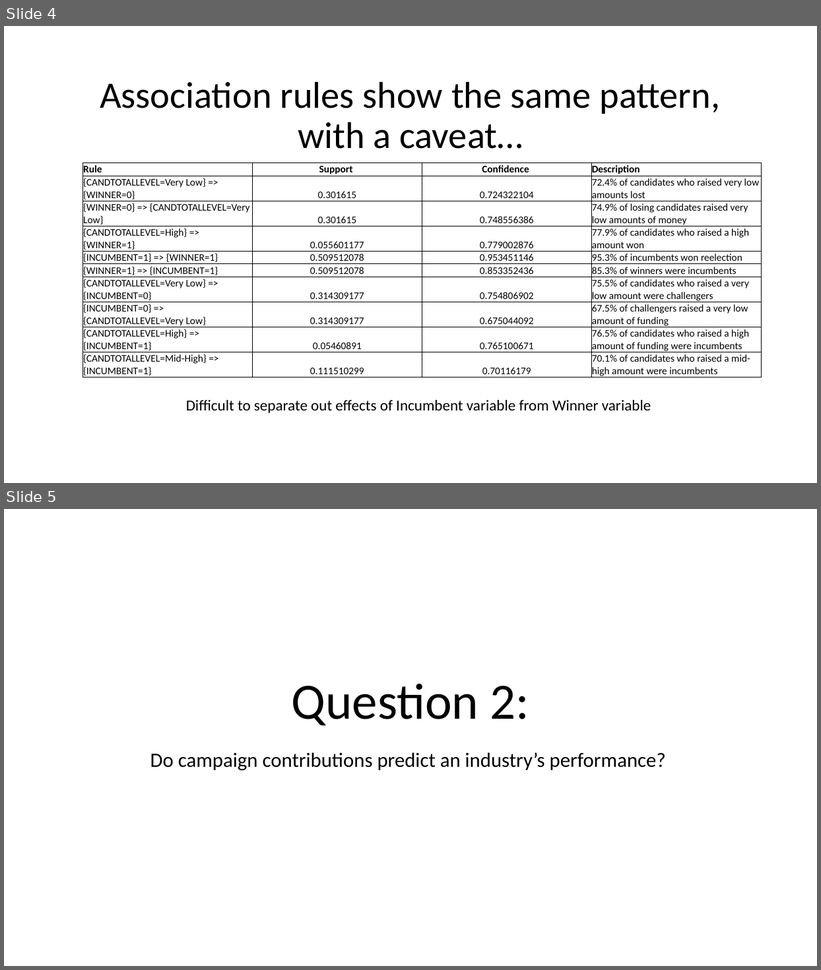
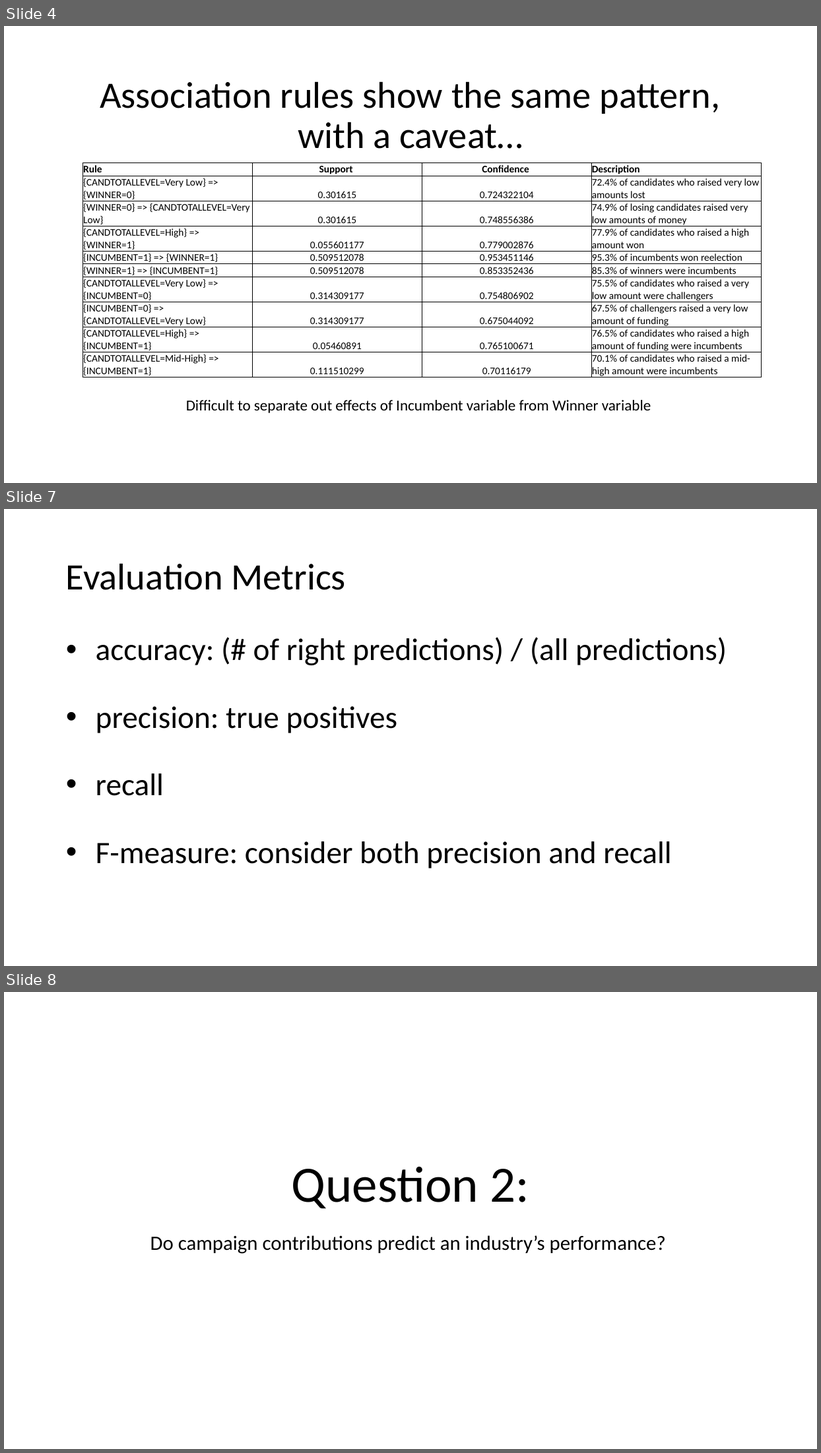
Before and after one commit to arifyali/50-percent-Chance-of-Awesome, a slide deck: Josh Slides.pptx. Shown one above the other, each under a label of ours: slides 4 and 5 before the commit, slides 4, 7 and 8 after it; the slides between them are not shown. The pictures are 821x970 and 821x1453 pixels, drawn with LibreOffice and Linux fonts; fonts in the diff are those of the drawing. Boxes give left, top, right and bottom in pixels: in the first picture for what was removed or moved away, otherwise in the second. Text is boxed around its words. In the diff, an @@ line names an element or a change of style, - is before the commit and + after.

```diff
--- a/Josh Slides.pptx
+++ b/Josh Slides.pptx
@@ slide 7 added at (x1=4, y1=509, x2=817, y2=966), background #FFFFFF @@
@@ title added at (x1=66, y1=563, x2=346, y2=590), 44 pt, text #000000 @@
+Evaluation Metrics
@@ text added at (x1=96, y1=637, x2=727, y2=869), 36.9 pt, text #000000 @@
+• accuracy: (# of right predictions) / (all predictions)
+• precision: true positives
+• recall
+• F-measure: consider both precision and recall
@@ what was slide 5 is now slide 8 @@
```
Also in this commit, not shown: 2 other slides added, 4 other files.
